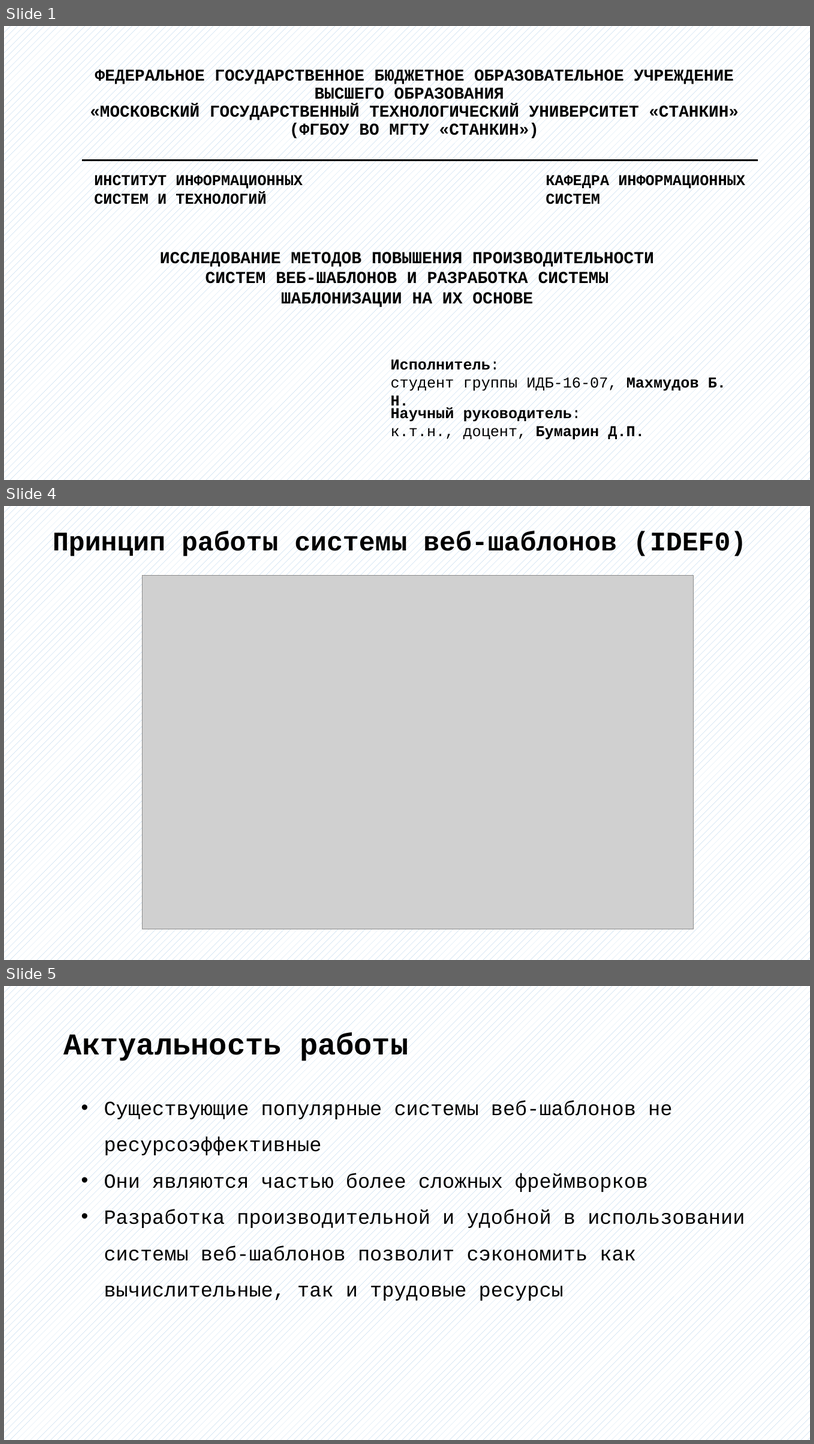
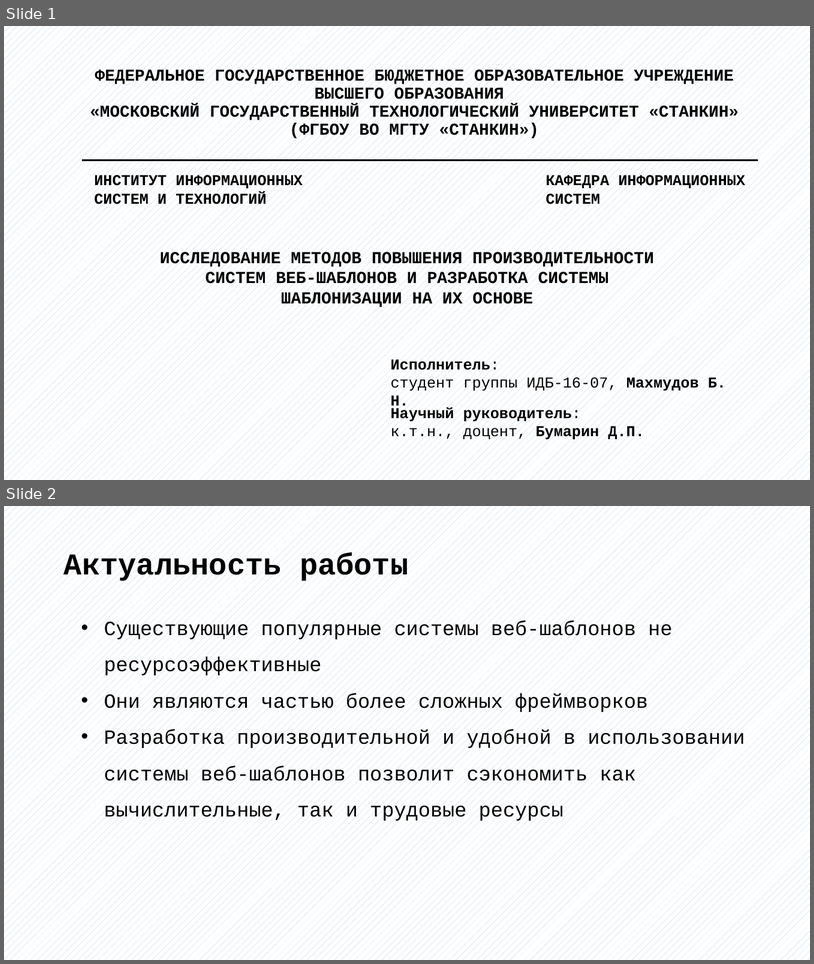
Before and after one commit to bobs4462/tachyon, a slide deck: docs/Презентация ВКР.pptx. Shown one above the other, each under a label of ours: slides 1, 4 and 5 before the commit, slides 1 and 2 after it; the slides between them are not shown. The pictures are 814x1444 and 814x964 pixels, drawn with LibreOffice and Linux fonts; fonts in the diff are those of the drawing; grey boxes stand for pictures. Boxes give left, top, right and bottom in pixels: in the first picture for what was removed or moved away, otherwise in the second. Text is boxed around its words. In the diff, an @@ line names an element or a change of style, - is before the commit and + after.

```diff
--- a/docs/Презентация ВКР.pptx
+++ b/docs/Презентация ВКР.pptx
@@ slide 4 removed at (4, 506, 810, 960), background pattern #9DC3E6 on #FFFFFF @@
@@ text removed at (53, 531, 747, 558) @@
-Принцип работы системы веб-шаблонов (IDEF0)
@@ picture removed at (142, 575, 693, 929) @@
@@ what was slide 5 is now slide 2 @@
```
Also in this commit, not shown: 4 slides changed, 1 slide added, 3 other slides removed, 2 other files.
